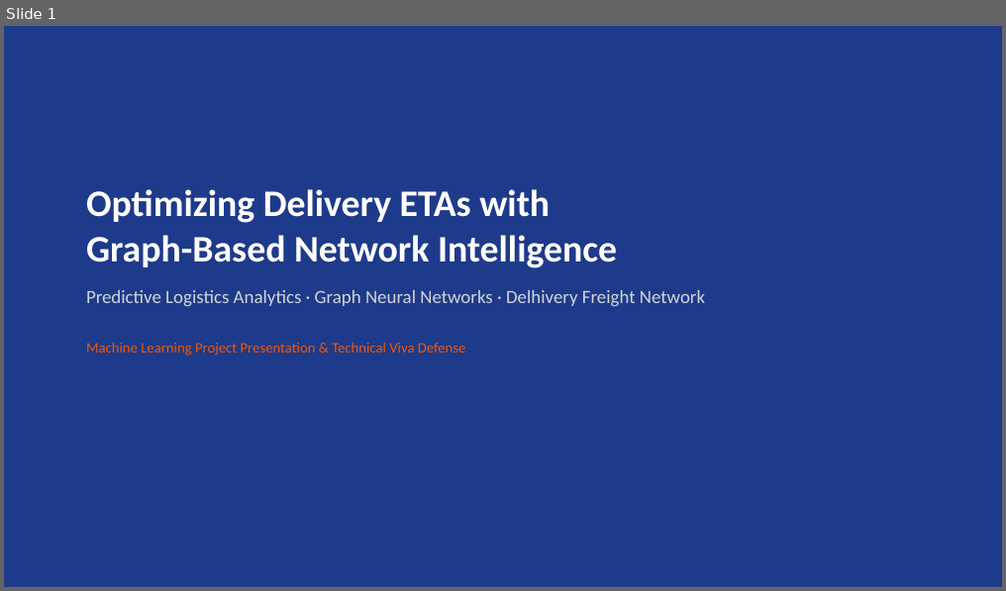
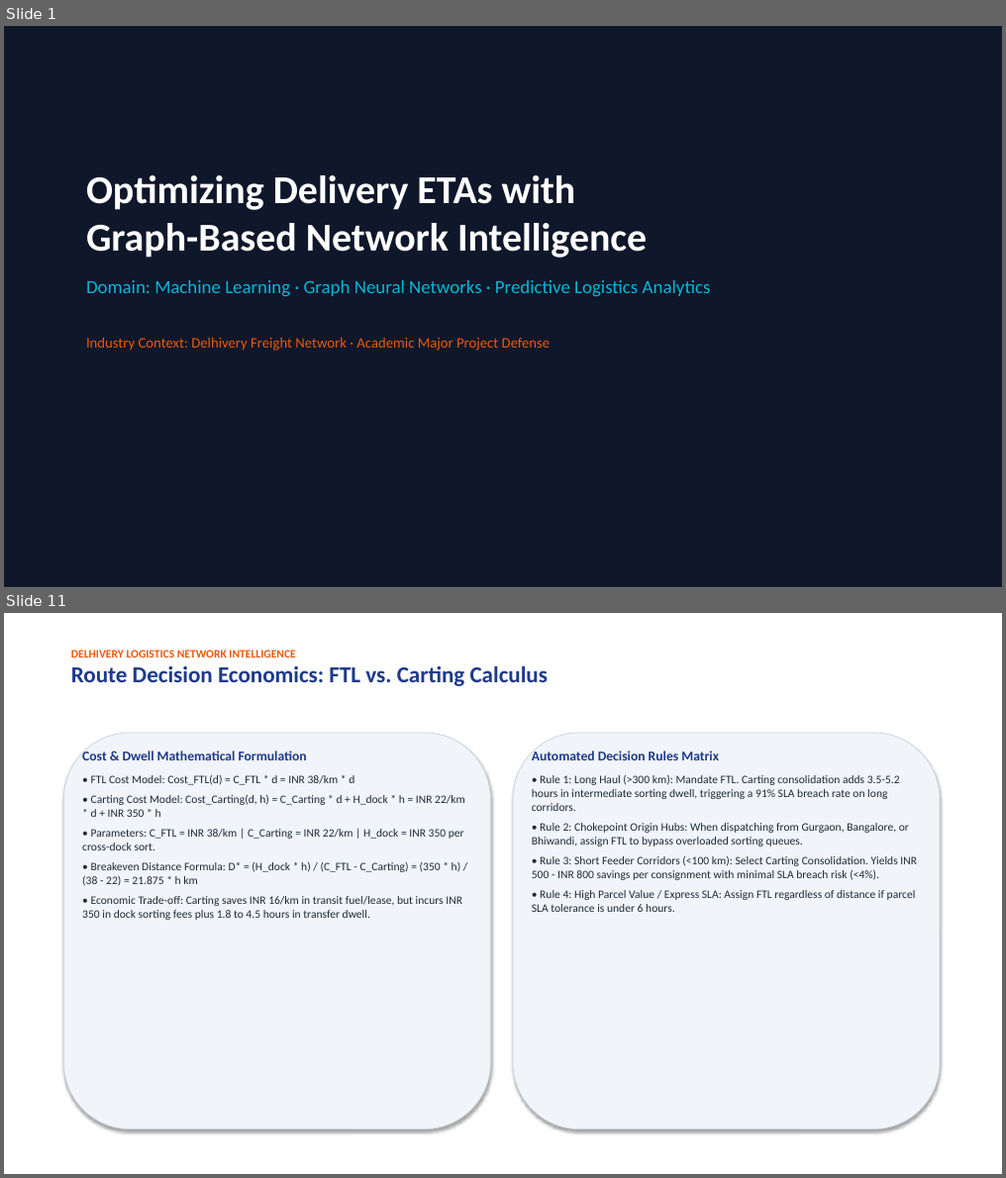
Before and after one commit to jaigoyal0000-dotcom/ML-Project-LOGISTIC-AI-, a slide deck: presentation_slides.pptx. Shown one above the other, each under a label of ours: slide 1 before the commit, slides 1 and 11 after it; the slides between them are not shown. The pictures are 1006x591 and 1006x1178 pixels, drawn with LibreOffice and Linux fonts; fonts in the diff are those of the drawing. Boxes give left, top, right and bottom in pixels: in the first picture for what was removed or moved away, otherwise in the second. Text is boxed around its words. In the diff, an @@ line names an element or a change of style, - is before the commit and + after.

Commit message:
Update PPT: Add data breakdowns, empirical outputs, mathematical formulations, and ROI calculations (16 slides)

```diff
--- a/presentation_slides.pptx
+++ b/presentation_slides.pptx
@@ slide 11 added at bbox=[4, 613, 1002, 1174], background #FFFFFF @@
@@ text added at bbox=[71, 650, 548, 686], 22 pt, text #1E3A8A, bold @@
+DELHIVERY LOGISTICS NETWORK INTELLIGENCE
+Route Decision Economics: FTL vs. Carting Calculus
@@ rounded rectangle added at bbox=[63, 733, 491, 1130], fill #F1F5F9, outline #CBD5E1 0.75 pt @@
@@ text added at bbox=[82, 751, 465, 920], 11 pt, text #1F2937 @@
+Cost & Dwell Mathematical Formulation
+• FTL Cost Model: Cost_FTL(d) = C_FTL * d = INR 38/km * d
+• Carting Cost Model: Cost_Carting(d, h) = C_Carting * d + H_dock * h = INR 22/km * d + INR 350 * h
+• Parameters: C_FTL = INR 38/km | C_Carting = INR 22/km | H_dock = INR 350 per cross-dock sort.
+• Breakeven Distance Formula: D* = (H_dock * h) / (C_FTL - C_Carting) = (350 * h) / (38 - 22) = 21.875 * h km
+• Economic Trade-off: Carting saves INR 16/km in transit fuel/lease, but incurs INR 350 in dock sorting fees plus 1.8 to 4.5 hours in transfer dwell.
@@ rounded rectangle added at bbox=[513, 733, 940, 1130], fill #F1F5F9, outline #CBD5E1 0.75 pt @@
@@ text added at bbox=[532, 751, 917, 912], 11 pt, text #1F2937 @@
+Automated Decision Rules Matrix
+• Rule 1: Long Haul (>300 km): Mandate FTL. Carting consolidation adds 3.5-5.2 hours in intermediate sorting dwell, triggering a 91% SLA breach rate on long corridors.
+• Rule 2: Chokepoint Origin Hubs: When dispatching from Gurgaon, Bangalore, or Bhiwandi, assign FTL to bypass overloaded sorting queues.
+• Rule 3: Short Feeder Corridors (<100 km): Select Carting Consolidation. Yields INR 500 - INR 800 savings per consignment with minimal SLA breach risk (<4%).
+• Rule 4: High Parcel Value / Express SLA: Assign FTL regardless of distance if parcel SLA tolerance is under 6 hours.
@@ slide 1 changed as well @@
@@ rectangle at bbox=[4, 26, 1002, 587]: fill #1E3A8A to #0F172A @@
@@ text "Optimizing Delivery ETAs with Graph-Based ...": place and size @@
-text "Optimizing Delivery ETAs with Graph-Based ..." at bbox=[86, 189, 705, 356]
+text "Optimizing Delivery ETAs with Graph-Based ..." at bbox=[86, 175, 711, 351]
@@ text at bbox=[86, 175, 647, 258]: size 36 to 38 pt in "Optimizing Delivery ETAs with Graph-Based Network Intelligen ..." @@
@@ text at bbox=[86, 280, 711, 351]: text changed; text colour #D1D5DB to #06B6D4 @@
-Predictive Logistics Analytics · Graph Neural Networks · Delhivery Freight Network
-Machine Learning Project Presentation & Technical Viva Defense
+Domain: Machine Learning · Graph Neural Networks · Predictive Logistics Analytics
+Industry Context: Delhivery Freight Network · Academic Major Project Defense
```
Also in this commit, not shown: 3 other slides changed, 11 other slides added, 6 slides removed, 1 other file.
